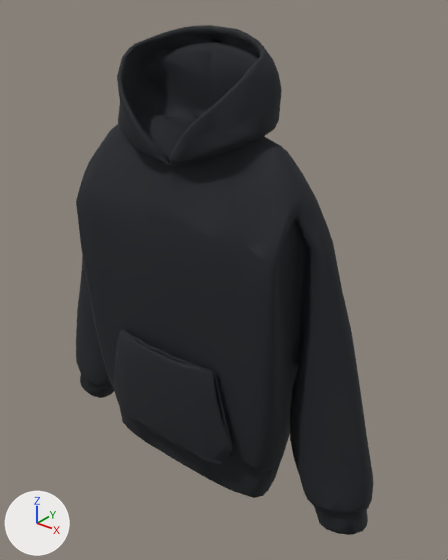
What one commit did to the glTF model store-simulator/public/assets/garments/hoodie.glb.
Rendered twice from a 50 mm camera at (1.59, -1.78, 2.05) aimed at (0.07, 0.11, 0.87). The lights are fixed; the arrows at lower left show +X, +Y and +Z. The first picture is the older version. Vertices at exactly the same position are counted once.

In view in the first picture: 'HOODIE_WEB'.
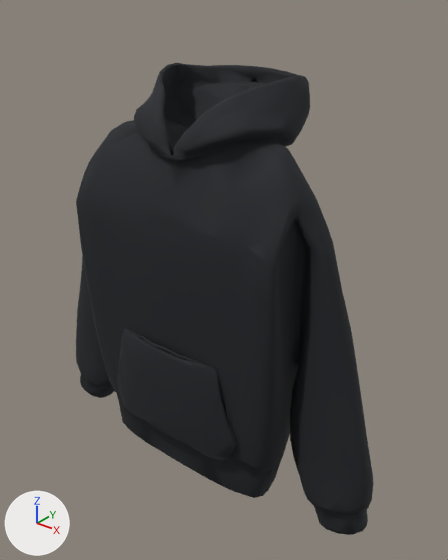
Boxes (x1, y1, x2, y2) around the edits, measured in the pictures (448 x 560 px; the box of a moved part takes in the faces that stretch with it):
'HOODIE_WEB', reshaped (7% shorter): before (76, 25, 374, 535); after (76, 63, 374, 535)
part 1 of me_hoodie_web_mesh, moved or reshaped: before (113, 329, 233, 465); after (117, 328, 237, 462)
part 2 of me_hoodie_web_mesh, moved or reshaped: before (96, 25, 305, 204); after (96, 63, 310, 204)

The edits, one by one:
me_hoodie_web_mesh is used by ob_hoodie_web; location (0.0, 0.0, 0.0).
me_hoodie_web_mesh had 3678 vertices, 7500 faces and spanned x -0.89..0.89, y -0.25..0.25, z -0.03..1.89.
me_hoodie_web_mesh now has 3678 vertices, 7500 faces and spans x -0.89..0.89, y -0.23..0.44, z -0.03..1.73.
me_hoodie_web_mesh part 1: the loose piece of 310 vertices spanning x -0.36..0.36, y -0.25..-0.18, z 0.19..0.65 is moved by (0.0, 0.03, 0.0).
me_hoodie_web_mesh part 2: 908 of 3678 vertices moved; they spanned x -0.44..0.43, y -0.18..0.25, z 1.39..1.89 and now span x -0.44..0.43, y -0.14..0.44, z 1.37..1.73; mean shift (0.0, 0.12, -0.07); largest move (0.0, 0.13, 1.89) -> (0.0, 0.42, 1.72).
